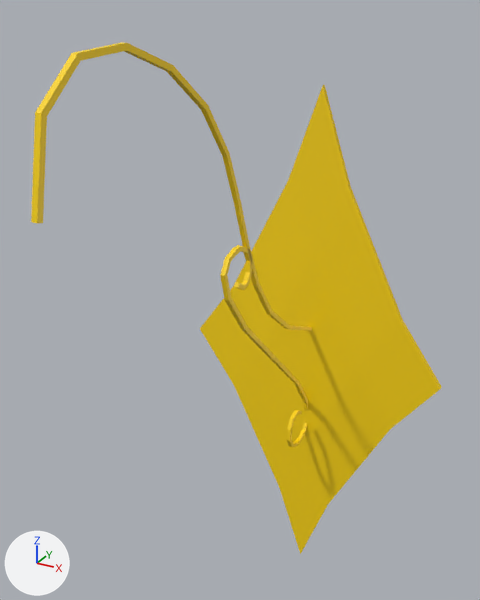
An edit to the FBX model Assets/_OurAssets/Meshes/Props/LampHolder.fbx, drawn before and after from the same camera.
Before and after are seen from a 50 mm lens placed at (12.33, -0.81, -3.527), pointed at (11.986, -0.185, -3.839). Arrows for +X, +Y and +Z are at lower left; the lights stay in place. The picture after the commit comes second. Where no turn or scale is listed for an object, it has been applied to the vertices.

In view in the first picture: 'Applique', 'BezierCurve'.
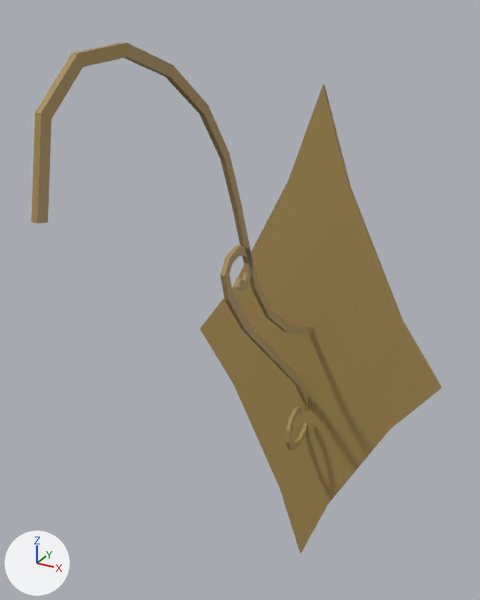
The newer file is also turned or shifted as a whole; pictures and numbers use the older file's frame.

Edits to the scene script, one JSON object a line:
```json
{"op": "add", "block": "img_atlas_v2_png", "code": ["img_atlas_v2_png = load_image('Atlas_v2.png', '../../Textures/Atlas_v2.png', 1024, 1024, 'sRGB')"]}
{"op": "add", "block": "mat_tilesprops", "code": ["mat_tilesprops = principled_material('TilesProps')", "mat_tilesprops.texture = img_atlas_v2_png"]}
{"block": "me_plane_004", "where": "me_plane_004.from_pydata(...)  # 40 vertices, 30 faces; spans x -0.192..0.192, y 0.0..0.011, z -0.385..0.385"}
{"block": "me_plane_004", "where": "# used by ob_applique; location = (12.0, 0.0, -4.0)"}
{"op": "remove", "block": "me_plane_004", "code": "me_plane_004.materials.append(mat_gold)  # yellow #ffd700"}
{"block": "me_plane_004", "change": "me_plane_004 part 1: texture (UV) coordinates of 30 of 30 faces, centred in x -0.161..0.161, y 0.0..0.011, z -0.322..0.322, changed; they spanned u 0.0..1.0, v 0.0..1.0 and now span u 0.14..0.23, v 0.69..0.81"}
{"op": "add", "block": "me_plane_004", "code": "me_plane_004.materials.append(mat_tilesprops)  # picture img_atlas_v2_png"}
{"block": "me_mesh_002", "where": "# used by ob_beziercurve; location = (12.0, 0.0, -4.0)"}
{"op": "remove", "block": "me_mesh_002", "code": "me_mesh_002.from_pydata(...)  # 156 vertices, 150 faces; spans x -0.003..0.003, y -0.498..0.009, z -0.135..0.45"}
{"op": "remove", "block": "me_mesh_002", "code": "me_mesh_002.materials.append(mat_gold)  # yellow #ffd700"}
{"op": "add", "block": "me_mesh_002", "code": "me_mesh_002.from_pydata(...)  # 156 vertices, 150 faces; spans x -0.003..0.003, y -0.498..0.014, z -0.139..0.45"}
{"block": "me_mesh_002", "change": "me_mesh_002 part 2: 78 of 156 vertices moved; they spanned x -0.003..0.003, y -0.493..0.009, z -0.135..0.444 and now span x -0.003..0.003, y -0.488..0.014, z -0.139..0.44; mean shift (0.0, 0.0, -0.001); largest move (-0.003, 0.001, -0.074) -> (-0.003, 0.005, -0.072)"}
{"block": "me_mesh_002", "change": "me_mesh_002 part 3: texture (UV) coordinates changed"}
{"op": "add", "block": "me_mesh_002", "code": "me_mesh_002.materials.append(mat_tilesprops)  # picture img_atlas_v2_png"}
```

Boxes (x1, y1, x2, y2) around the edits, measured in the pictures (480 x 600 px; the box of a moved part takes in the faces that stretch with it):
```json
{"object": "Applique", "change": "recoloured, surface changed", "before": [200, 85, 442, 554], "after": [200, 85, 442, 554], "on screen": "yellow to brown"}
{"object": "BezierCurve", "change": "recoloured, reshaped, surface changed", "before": [31, 42, 312, 447], "after": [31, 42, 312, 450]}
{"part": 2, "of": "me_mesh_002", "change": "moved or reshaped", "before": [37, 43, 312, 447], "after": [37, 43, 312, 450]}
```
